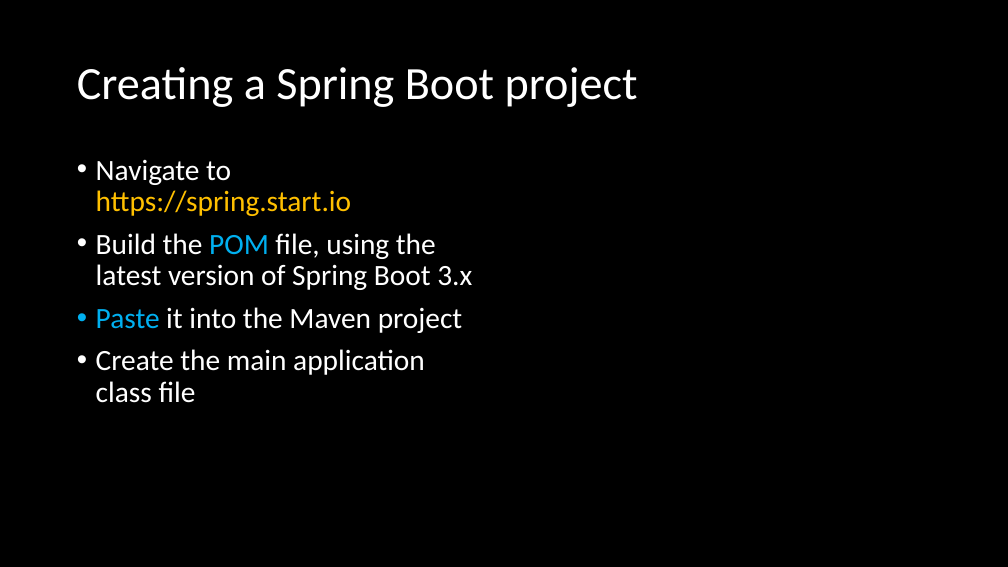
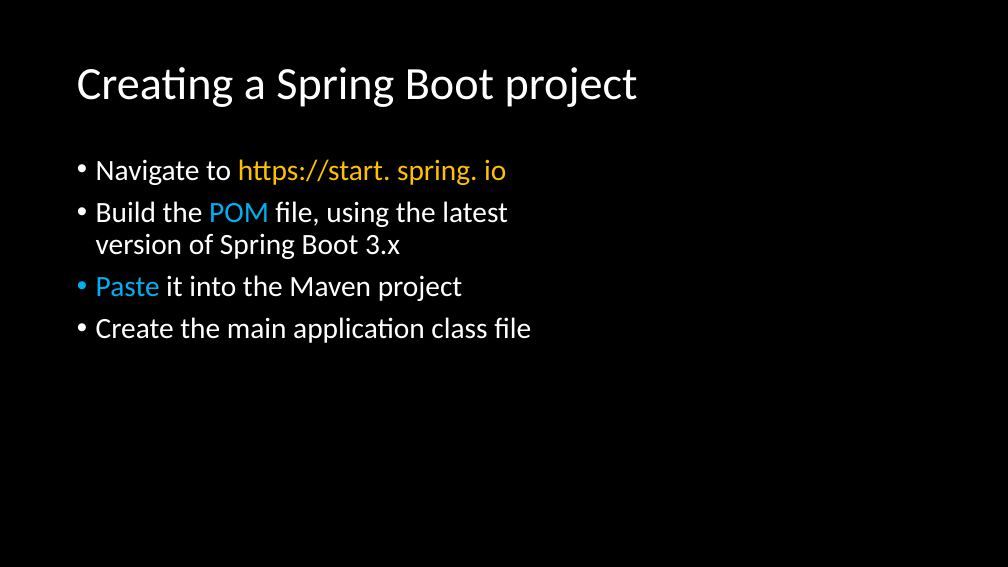
Before and after one commit to ckiefriter1/PT-BESD, a slide deck: slide 4 of Week13/02 Pet Park - Create Maven Project.pptx. Drawn at 1008x567 pixels with LibreOffice and Linux fonts; fonts in the diff are those of the drawing. Boxes give left, top, right and bottom in pixels: in the first picture for what was removed or moved away, otherwise in the second. Text is boxed around its words. In the diff, an @@ line names an element or a change of style, - is before the commit and + after.

```diff
--- a/Week13/02 Pet Park - Create Maven Project.pptx
+++ b/Week13/02 Pet Park - Create Maven Project.pptx
@@ text at <box>96,159,506,185</box>: text changed @@
-• Navigate to https://spring.start.io
+• Navigate to https://start. spring. io
```
Also in this commit, not shown: 1 slide added, 22 other files.
